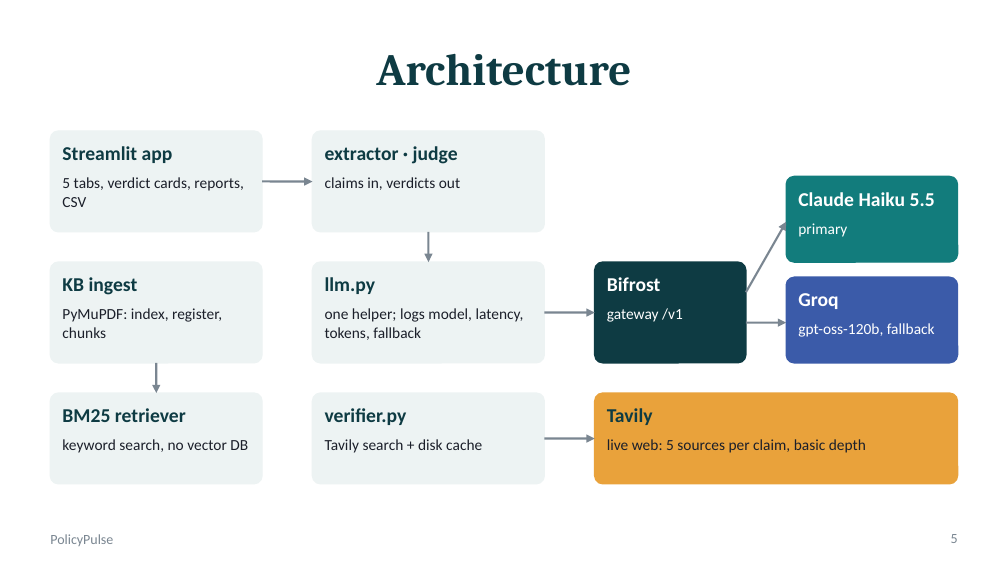
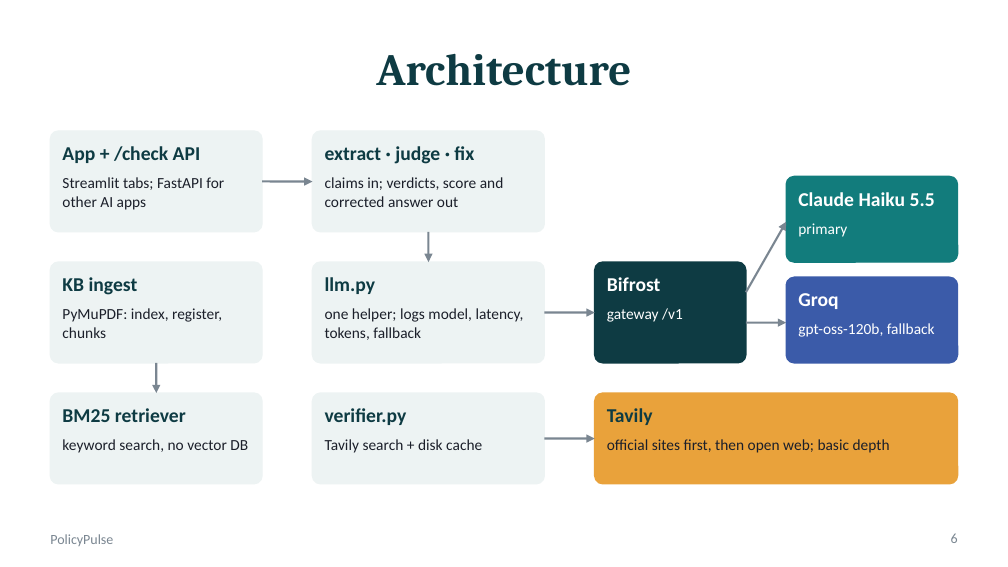
Before and after one commit to sxdkling-ops/policypulse, a slide deck: slide 6 of docs/PolicyPulse_Deck.pptx (slide 5 before the commit). Drawn at 1008x567 pixels with LibreOffice and Linux fonts; fonts in the diff are those of the drawing. Boxes give left, top, right and bottom in pixels: in the first picture for what was removed or moved away, otherwise in the second. Text is boxed around its words. In the diff, an @@ line names an element or a change of style, - is before the commit and + after.

```diff
--- a/docs/PolicyPulse_Deck.pptx
+++ b/docs/PolicyPulse_Deck.pptx
@@ text at (x1=62, y1=146, x2=201, y2=163): text changed @@
-Streamlit app
+App + /check API
@@ text at (x1=325, y1=146, x2=474, y2=164): text changed @@
-extractor · judge
+extract · judge · fix
@@ text at (x1=62, y1=177, x2=224, y2=210): text changed @@
-5 tabs, verdict cards, reports, CSV
+Streamlit tabs; FastAPI for other AI apps
@@ text at (x1=325, y1=177, x2=504, y2=207): text changed @@
-claims in, verdicts out
+claims in; verdicts, score and corrected answer out
@@ text at (x1=607, y1=439, x2=890, y2=453): text changed @@
-live web: 5 sources per claim, basic depth
+official sites first, then open web; basic depth
```
Also in this commit, not shown: 5 other slides changed, 1 slide added, 14 other files.
